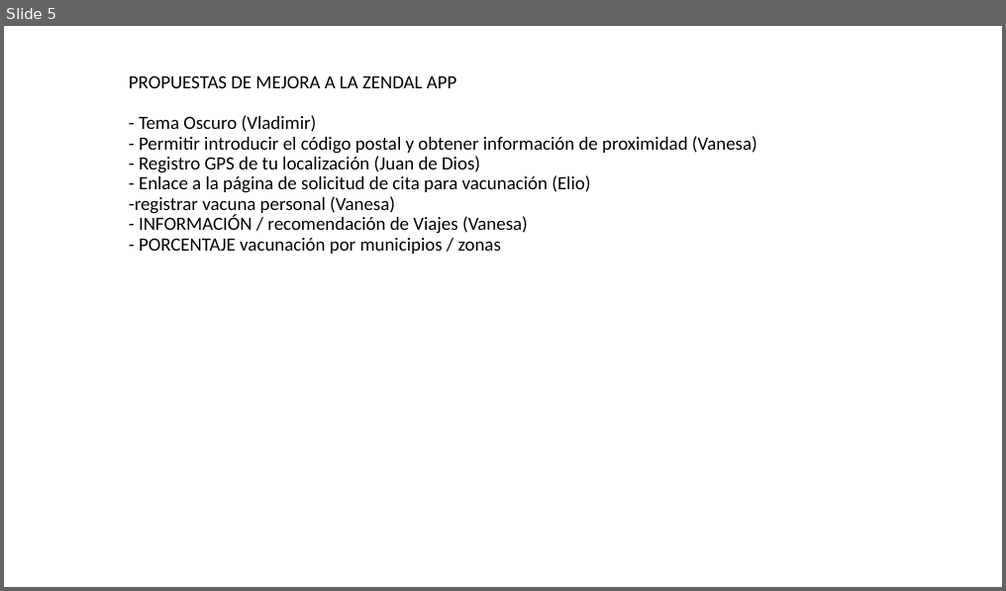
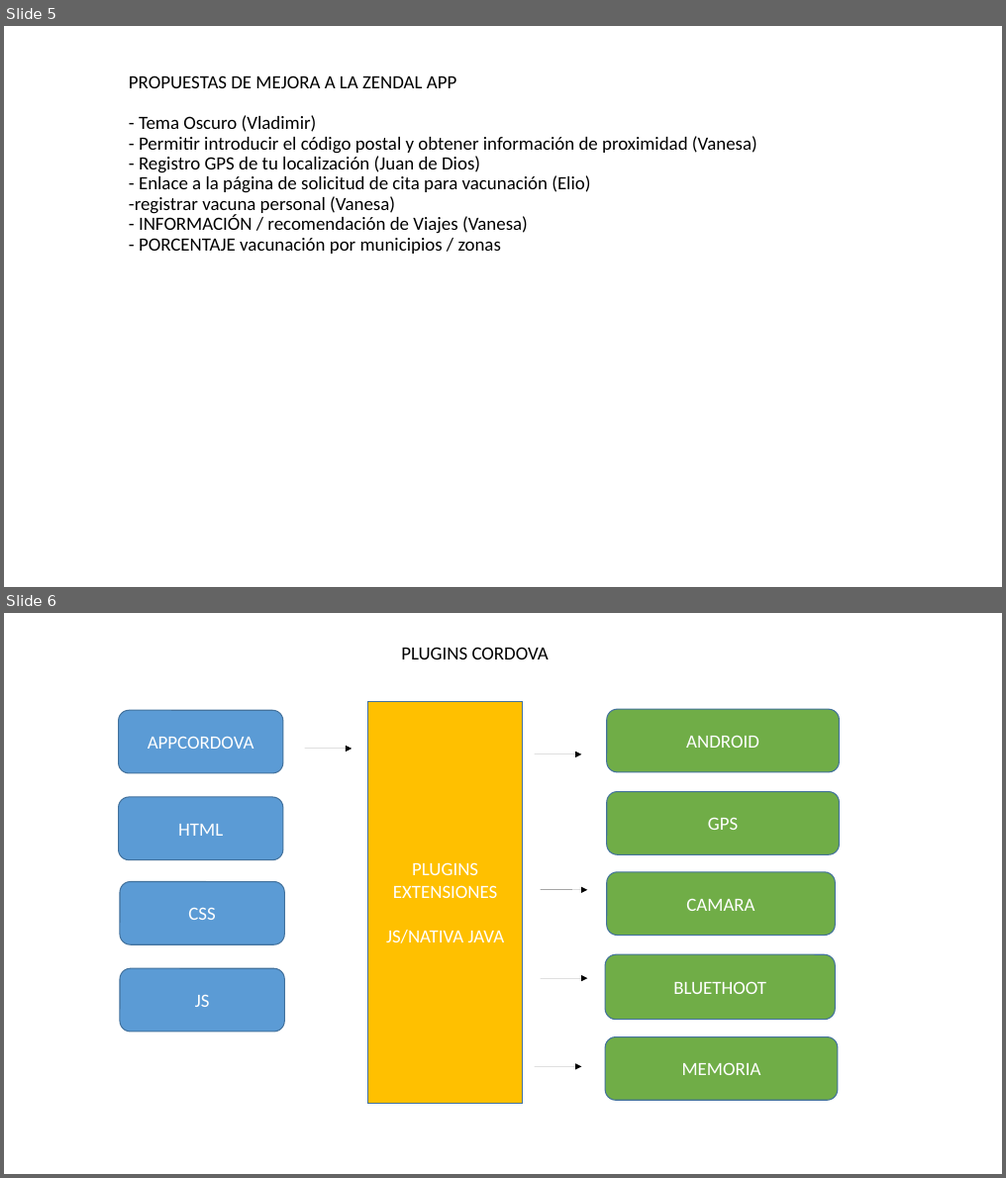
Before and after one commit to Valexx55/cursophonegap, a slide deck: DOCUMENTACION/ESQUEMA CURSO.odp. Shown one above the other, each under a label of ours: slide 5 before the commit, slides 5 and 6 after it. The pictures are 1006x591 and 1006x1178 pixels, drawn with LibreOffice and Linux fonts; fonts in the diff are those of the drawing. Boxes give left, top, right and bottom in pixels: in the first picture for what was removed or moved away, otherwise in the second. Text is boxed around its words. In the diff, an @@ line names an element or a change of style, - is before the commit and + after.

```diff
--- a/DOCUMENTACION/ESQUEMA CURSO.odp
+++ b/DOCUMENTACION/ESQUEMA CURSO.odp
@@ slide 6 added at bbox=[4, 613, 1002, 1174], background #FFFFFF @@
@@ text added at bbox=[401, 647, 548, 660], 18 pt, text #000000 @@
+PLUGINS CORDOVA
@@ rectangle added at bbox=[368, 701, 523, 1103], fill #FFC000, outline #43729D 0.99 pt, 18 pt, text #FFFFFF @@
+PLUGINS
+EXTENSIONES
+JS/NATIVA JAVA
@@ rounded rectangle added at bbox=[119, 710, 283, 773], fill #5B9BD5, outline #43729D 0.99 pt, 18 pt, text #FFFFFF @@
+APPCORDOVA
@@ rounded rectangle added at bbox=[607, 710, 839, 772], fill #70AD47, outline #43729D 0.99 pt, 18 pt, text #FFFFFF @@
+ANDROID
@@ arrow added from (305, 749) to (352, 749), #000000 0 pt @@
@@ arrow added from (535, 755) to (582, 755), #000000 0 pt @@
@@ rounded rectangle added at bbox=[119, 797, 283, 861], fill #5B9BD5, outline #43729D 0.99 pt, 18 pt, text #FFFFFF @@
+HTML
@@ rounded rectangle added at bbox=[607, 792, 839, 855], fill #70AD47, outline #43729D 0.99 pt, 18 pt, text #FFFFFF @@
+GPS
@@ rounded rectangle added at bbox=[607, 872, 835, 935], fill #70AD47, outline #43729D 0.99 pt, 18 pt, text #FFFFFF @@
+CAMARA
@@ rounded rectangle added at bbox=[120, 881, 285, 945], fill #5B9BD5, outline #43729D 0.99 pt, 18 pt, text #FFFFFF @@
+CSS
@@ arrow added from (541, 890) to (588, 890), #000000 0 pt @@
@@ rounded rectangle added at bbox=[120, 968, 285, 1032], fill #5B9BD5, outline #43729D 0.99 pt, 18 pt, text #FFFFFF @@
+JS
@@ rounded rectangle added at bbox=[605, 956, 835, 1020], fill #70AD47, outline #43729D 0.99 pt, 18 pt, text #FFFFFF @@
+BLUETHOOT
@@ arrow added from (541, 978) to (588, 978), #000000 0 pt @@
@@ rounded rectangle added at bbox=[605, 1038, 838, 1100], fill #70AD47, outline #43729D 0.99 pt, 18 pt, text #FFFFFF @@
+MEMORIA
@@ arrow added from (535, 1066) to (582, 1066), #000000 0 pt @@
```
Also in this commit, not shown: 5 other files.
